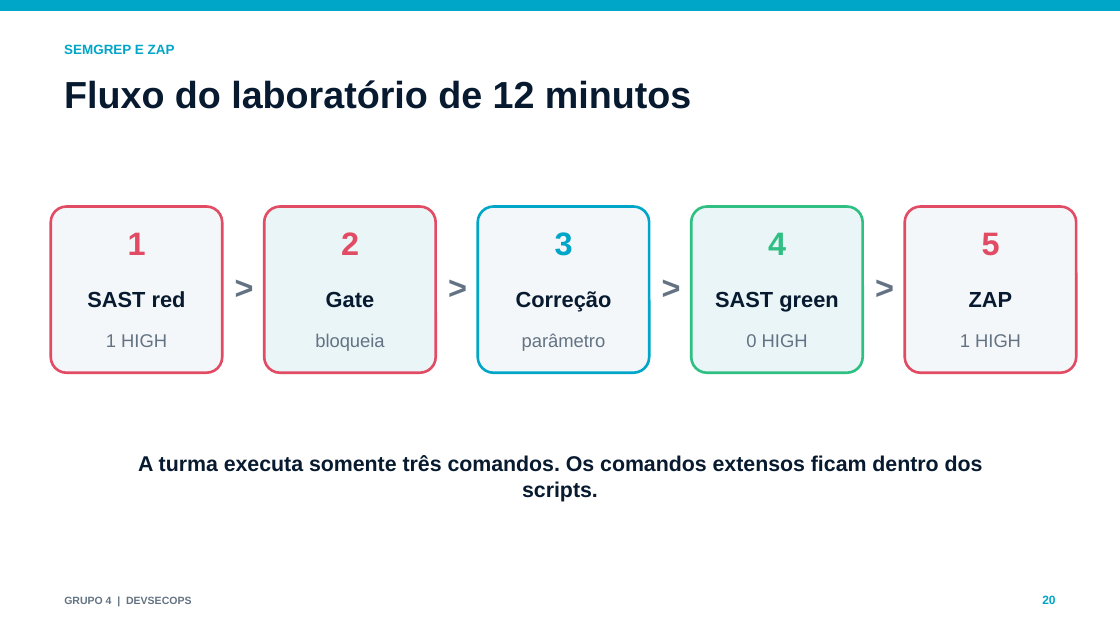
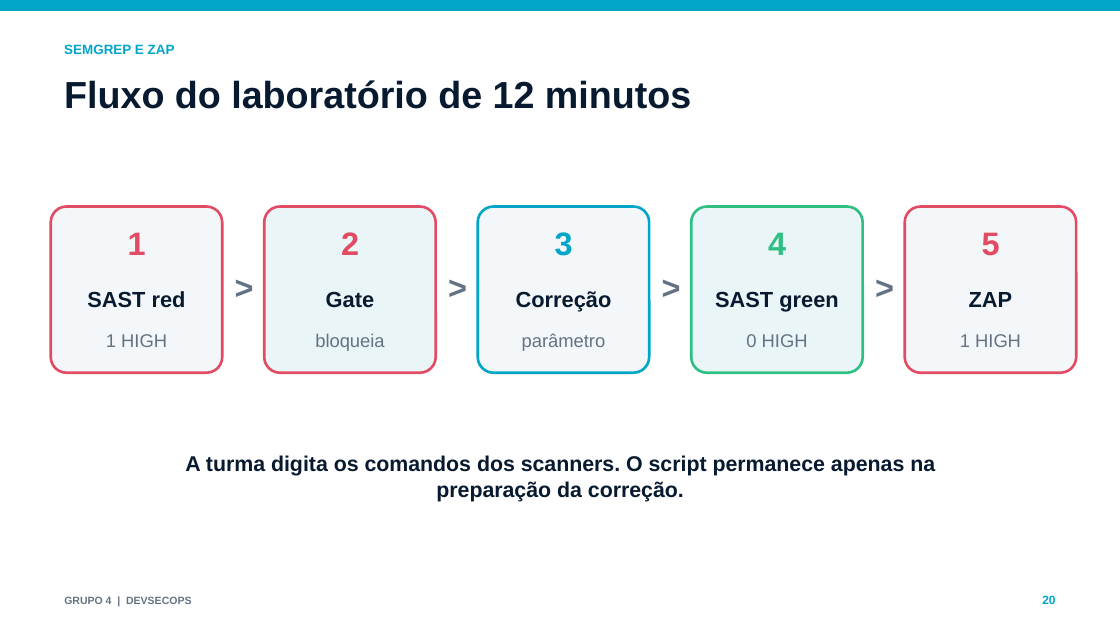
Before and after one commit to TiagoLouzaPetagna/grupo4-devsecops, a slide deck: slide 20 of entrega/Apresentacao_Checkpoint_DevSecOps_Grupo4.pptx. Drawn at 1120x630 pixels with LibreOffice and Linux fonts; fonts in the diff are those of the drawing. Boxes give left, top, right and bottom in pixels: in the first picture for what was removed or moved away, otherwise in the second. Text is boxed around its words. In the diff, an @@ line names an element or a change of style, - is before the commit and + after.

Commit message:
Executa scanners por comandos e usa Semgrep auto

```diff
--- a/entrega/Apresentacao_Checkpoint_DevSecOps_Grupo4.pptx
+++ b/entrega/Apresentacao_Checkpoint_DevSecOps_Grupo4.pptx
@@ text at (185,455,935,502): text changed @@
-A turma executa somente três comandos. Os comandos extensos ficam dentro dos scripts.
+A turma digita os comandos dos scanners. O script permanece apenas na preparação da correção.
```
Also in this commit, not shown: 4 other slides changed, 1 slide added, 1 slide removed, 24 other files.
